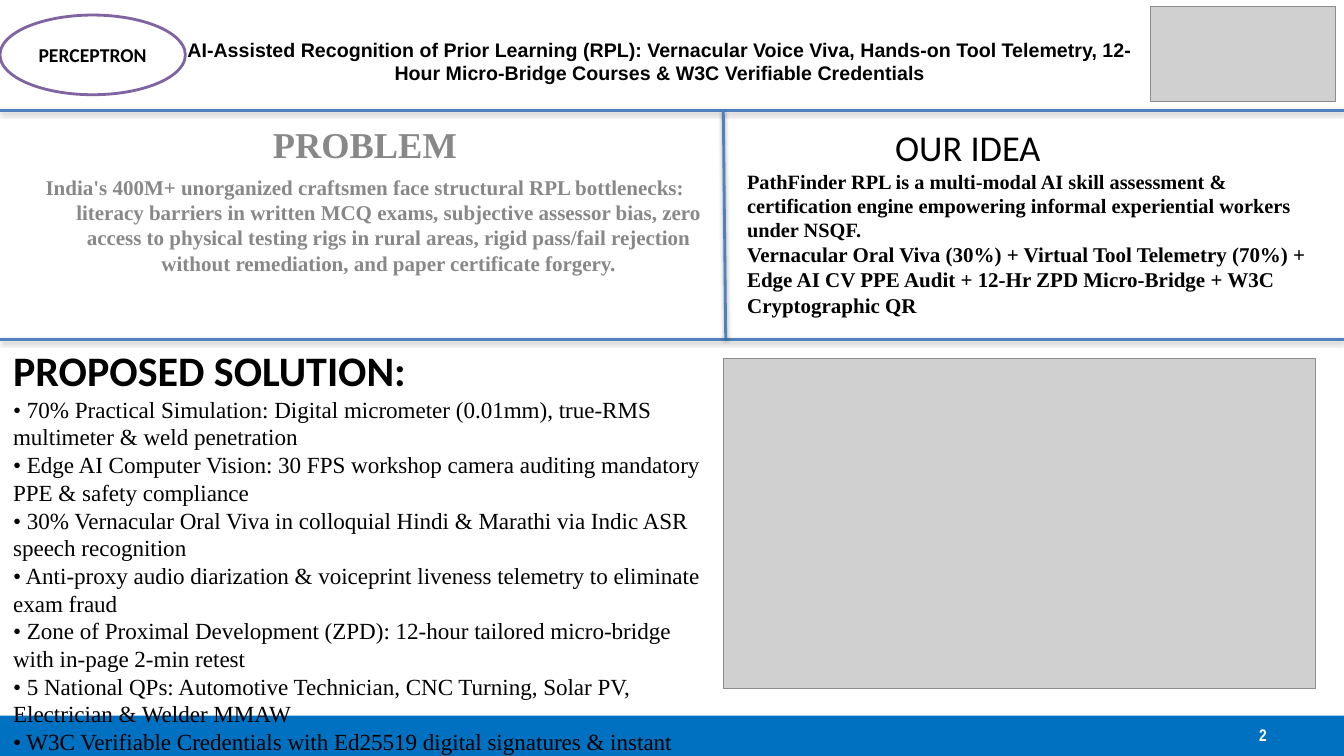
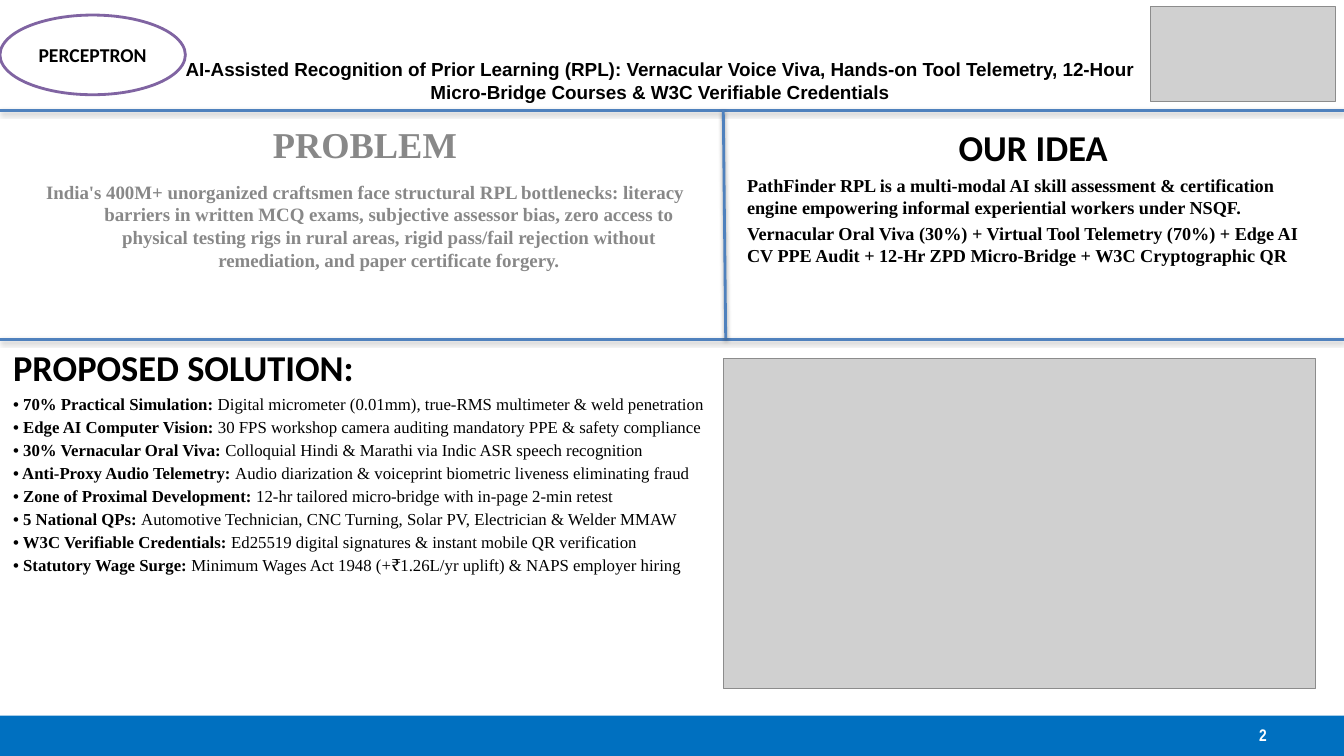
Before and after one commit to SabarishR08/SIH26242-AI-Skill-Assessment-RPL, a slide deck: slide 2 of SIH26242-PERCEPTRON-RPL-AI.pptx. Drawn at 1344x756 pixels with LibreOffice and Linux fonts; fonts in the diff are those of the drawing; grey boxes stand for pictures. Boxes give left, top, right and bottom in pixels: in the first picture for what was removed or moved away, otherwise in the second. Text is boxed around its words. In the diff, an @@ line names an element or a change of style, - is before the commit and + after.

Commit message:
feat(deck): complete overhaul with high-res diagram assets and SIH master template formatting

```diff
--- a/SIH26242-PERCEPTRON-RPL-AI.pptx
+++ b/SIH26242-PERCEPTRON-RPL-AI.pptx
@@ title "AI-Assisted Recognition of Prior Learning ..." at [186, 62, 1134, 103]: size 14 to 13.5 pt @@
@@ subtitle "PROBLEM" at [46, 134, 684, 271]: size 15 to 13.5 pt; more space between paragraphs @@
@@ text "OUR IDEA" at [747, 137, 1298, 266]: bold on in "OUR IDEA"; size 14.5 to 13 pt in "PathFinder RPL is a multi-modal AI skill ..."; size 15 to 13 pt in "Vernacular Oral Viva (30%) + Virtual Tool ..."; alignment left to centre; more space between paragraphs @@
@@ text at [13, 357, 703, 529]: size 30 to 26 pt in "PROPOSED SOLUTION:"; size 16.5 to 12 pt in "• 70% Practical Simulation: Digital micrometer (0.01mm), ...", "• Edge AI Computer Vision: 30 FPS ...", "• 5 National QPs: Automotive Technician, CNC ..."; bold on in "• 70% Practical Simulation:", "• Edge AI Computer Vision:", "• 5 National QPs:"; more space between paragraphs @@
@@ text at [22, 444, 689, 506]: text changed; size 16.5 to 12 pt @@
-• 30% Vernacular Oral Viva in colloquial Hindi & Marathi via Indic ASR speech recognition
-• Anti-proxy audio diarization & voiceprint liveness telemetry to eliminate exam fraud
-• Zone of Proximal Development (ZPD): 12-hour tailored micro-bridge with in-page 2-min retest
+• 30% Vernacular Oral Viva: Colloquial Hindi & Marathi via Indic ASR speech recognition
+• Anti-Proxy Audio Telemetry: Audio diarization & voiceprint biometric liveness eliminating fraud
+• Zone of Proximal Development: 12-hr tailored micro-bridge with in-page 2-min retest
@@ text at [23, 536, 681, 575]: text changed; size 16.5 to 12 pt @@
-• W3C Verifiable Credentials with Ed25519 digital signatures & instant mobile QR verification
-• Statutory linkage to Minimum Wages Act 1948 (+₹1.26L/yr uplift) & NAPS employer hiring
+• W3C Verifiable Credentials: Ed25519 digital signatures & instant mobile QR verification
+• Statutory Wage Surge: Minimum Wages Act 1948 (+₹1.26L/yr uplift) & NAPS employer hiring
```
Also in this commit, not shown: 5 other slides changed, 4 other files.
